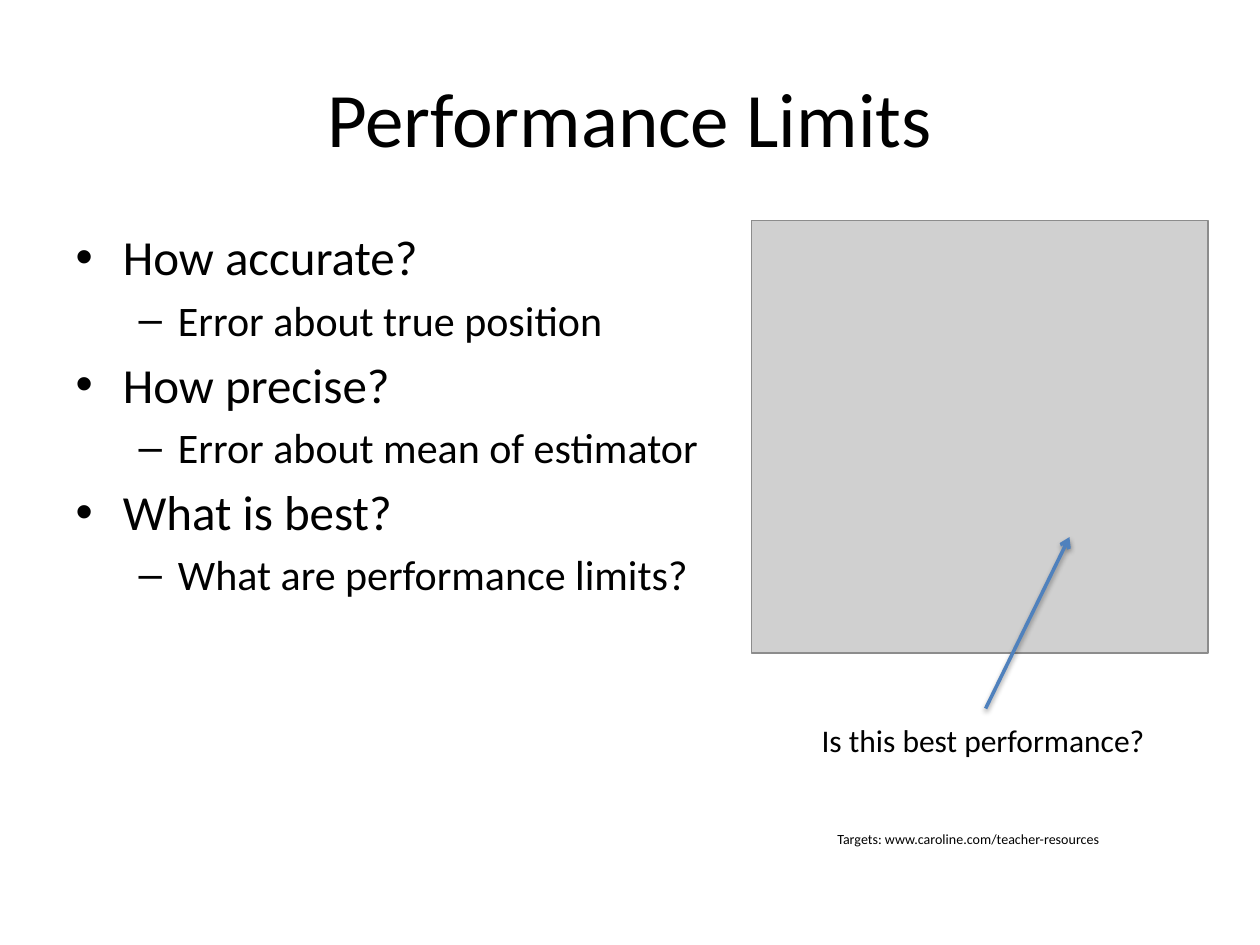
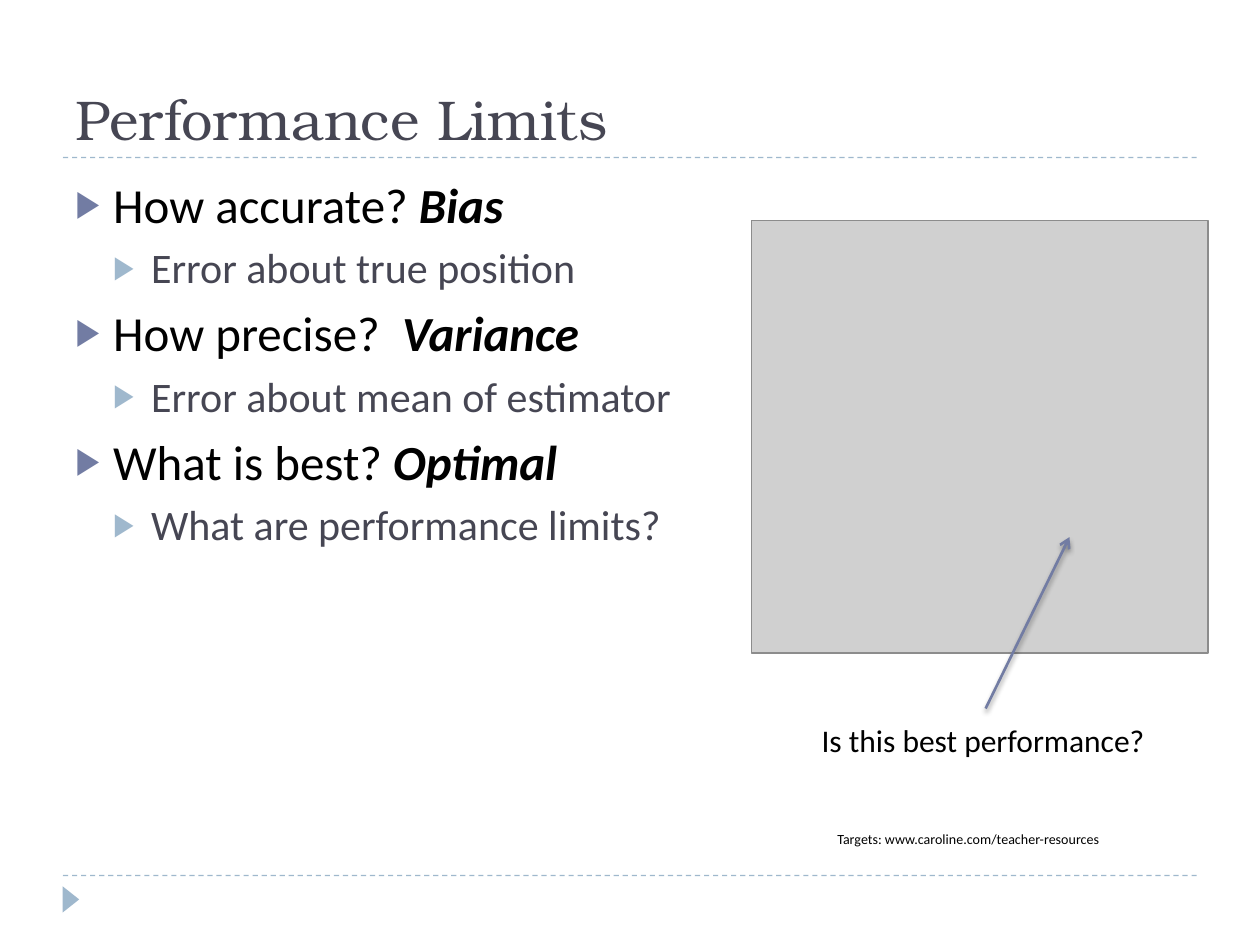
Before and after one commit to josh-gleason/CS679, a slide deck: slide 6 of Presentation/CS679Presentation2.pptx. Drawn at 1260x945 pixels with LibreOffice and Linux fonts; fonts in the diff are those of the drawing; grey boxes stand for pictures. Boxes give left, top, right and bottom in pixels: in the first picture for what was removed or moved away, otherwise in the second. Text is boxed around its words. In the diff, an @@ line names an element or a change of style, - is before the commit and + after.

```diff
--- a/Presentation/CS679Presentation2.pptx
+++ b/Presentation/CS679Presentation2.pptx
@@ title "Performance Limits": place and size @@
-title "Performance Limits" at [327,94,932,148]
+title "Performance Limits" at [75,99,607,141]
@@ title "Performance Limits" at [75,99,607,141]: size 44 to 32 pt, font Calibri to TeX Gyre Bonum, text colour #000000 to #464653; alignment centre to left; vertical alignment middle to bottom @@
@@ text "How accurate? Bias": place and size @@
-text "How accurate? Bias" at [123,241,698,597]
+text "How accurate? Bias" at [113,188,671,547]
@@ line added from (63, 158) to (1197, 158), #9FB8CD 0.75 pt dashed @@
@@ text at [113,188,503,224]: text changed @@
-• How accurate?
+▶ How accurate? Bias
@@ text at [151,254,671,547]: text colour #000000 to #464653 in "Error about true position", "Error about mean of estimator", "What are performance limits?"; bullet – to ▶ @@
@@ text at [113,316,579,359]: text changed @@
-• How precise?
+▶ How precise? Variance
@@ text at [113,445,557,488]: text changed @@
-• What is best?
+▶ What is best? Optimal
@@ arrow (1070, 537) - (985, 708): stroke #4F81BD 2 pt to #727CA3 1.5 pt @@
@@ line added from (63, 876) to (1197, 876), #9FB8CD 0.75 pt dashed @@
@@ triangle added at [63,886,79,912], fill #9FB8CD @@
```
Also in this commit, not shown: 12 other slides changed, 1 slide added, 1 slide removed.
